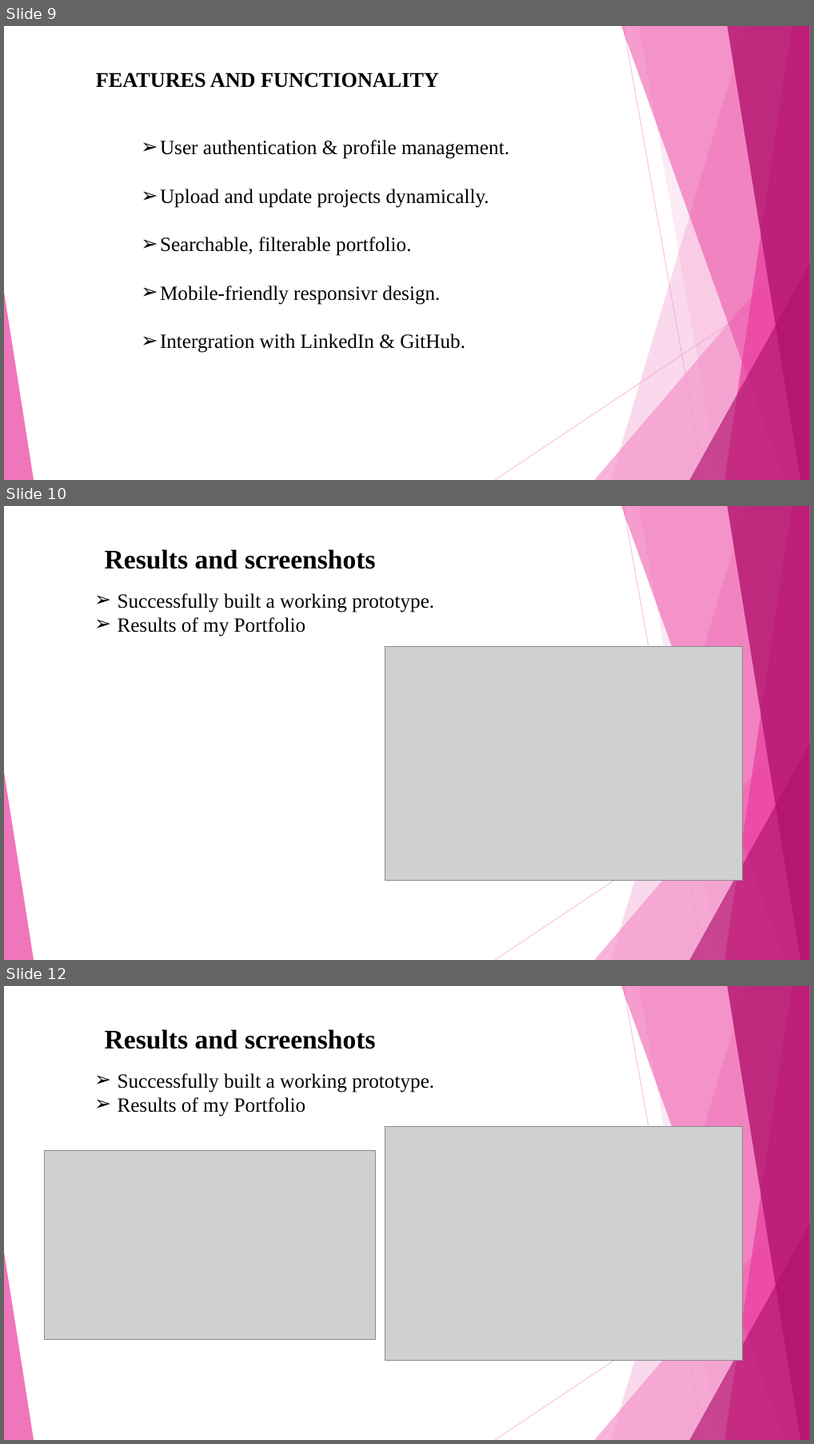
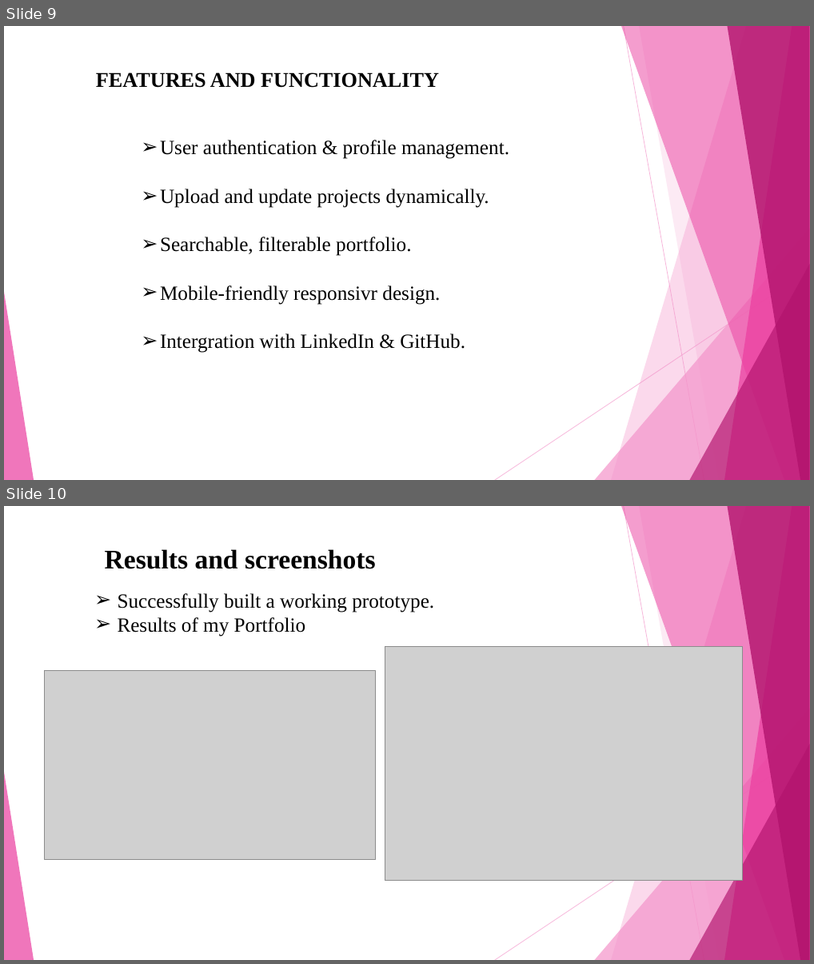
Before and after one commit to aswitha2007/TNSDC_DIGITAL_PORTFOLIO, a slide deck: PPT-Digital Portfolio.pptx. Shown one above the other, each under a label of ours: slides 9, 10 and 12 before the commit, slides 9 and 10 after it; the slides between them are not shown. The pictures are 814x1444 and 814x964 pixels, drawn with LibreOffice and Linux fonts; fonts in the diff are those of the drawing; grey boxes stand for pictures. Boxes give left, top, right and bottom in pixels: in the first picture for what was removed or moved away, otherwise in the second. Text is boxed around its words. In the diff, an @@ line names an element or a change of style, - is before the commit and + after.

```diff
--- a/PPT-Digital Portfolio.pptx
+++ b/PPT-Digital Portfolio.pptx
@@ slide 10 removed at (4,506,810,960), background #FFFFFF; not listed: 10 template elements that a slide beside it also shows @@
@@ text removed at (105,549,376,569) @@
-Results and screenshots
@@ text removed at (118,593,434,636) @@
-➢ Successfully built a working prototype.
-➢ Results of my Portfolio
@@ picture removed at (385,646,742,880) @@
@@ what was slide 12 is now slide 10 @@
```
Also in this commit, not shown: 1 other slide removed.
